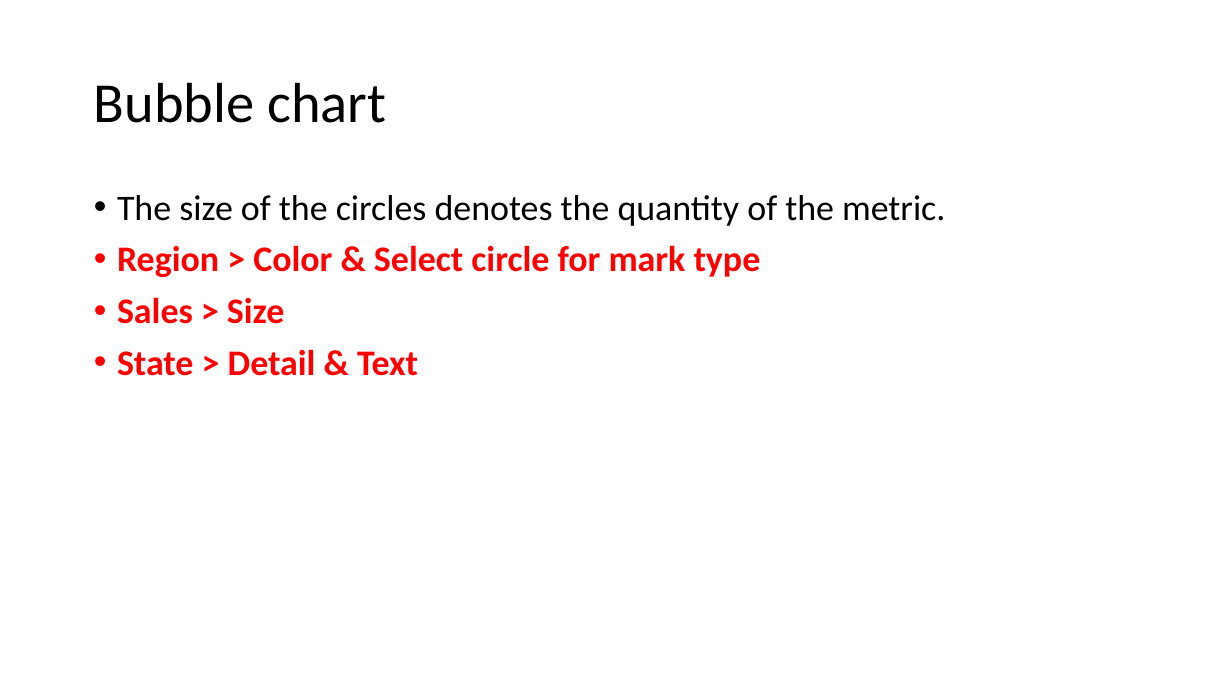
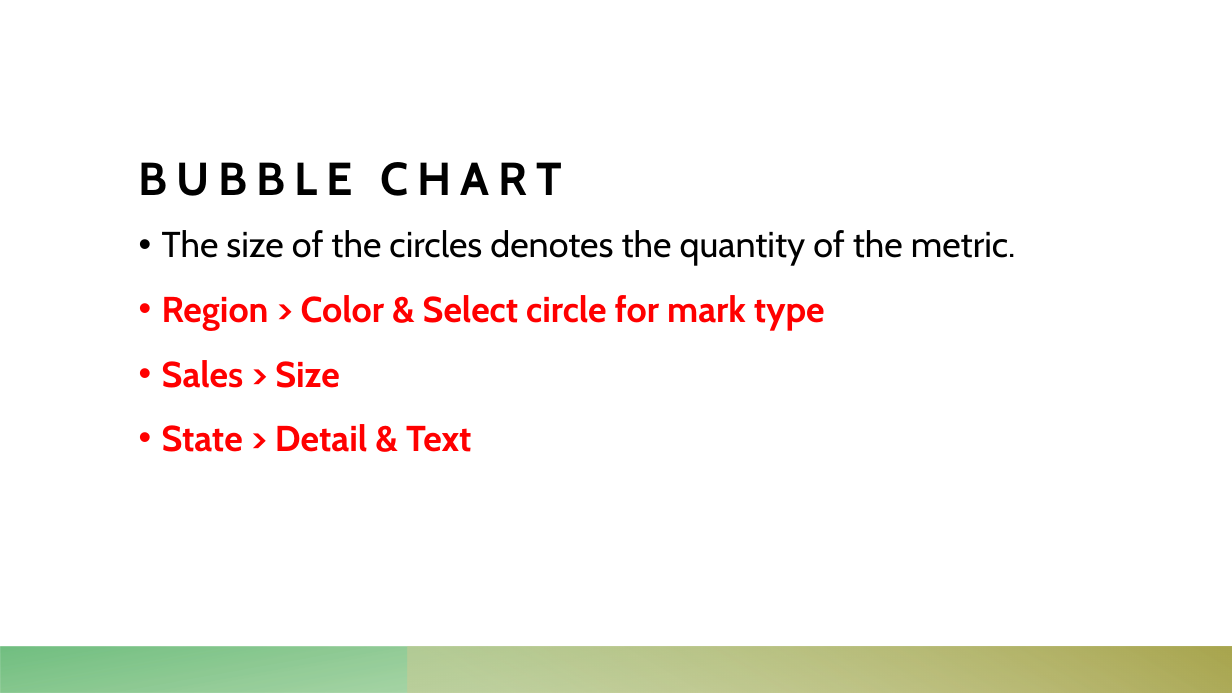
Before and after one commit to torres11991/dap-curriculum, a slide deck: slide 4 of Section09/tableauday3.pptx. Drawn at 1232x693 pixels with LibreOffice and Linux fonts; fonts in the diff are those of the drawing. Boxes give left, top, right and bottom in pixels: in the first picture for what was removed or moved away, otherwise in the second. Text is boxed around its words. In the diff, an @@ line names an element or a change of style, - is before the commit and + after.

```diff
--- a/Section09/tableauday3.pptx
+++ b/Section09/tableauday3.pptx
@@ title "BUBBLE CHART" at (139, 162, 562, 196): vertical alignment middle to bottom @@
@@ title at (139, 162, 562, 196): text changed; size 44 to 36 pt; font Calibri to Cabin; bold on @@
-Bubble chart
+BUBBLE CHART
@@ text "The size of the circles ...": place and size @@
-text "The size of the circles ..." at (117, 195, 945, 376)
+text "The size of the circles ..." at (162, 230, 1016, 452)
@@ text "The size of the circles ..." at (162, 230, 1016, 452): font Calibri to Cabin; line spacing 0.9 to 1.2 @@
@@ rectangle added at (0, 647, 1232, 693), fill gradient #66B253 to #58B46B @@
@@ rectangle added at (409, 647, 1232, 693), fill gradient #CDCB94 to #A9A64F @@
```
Also in this commit, not shown: 21 other slides changed, 1 other file.
